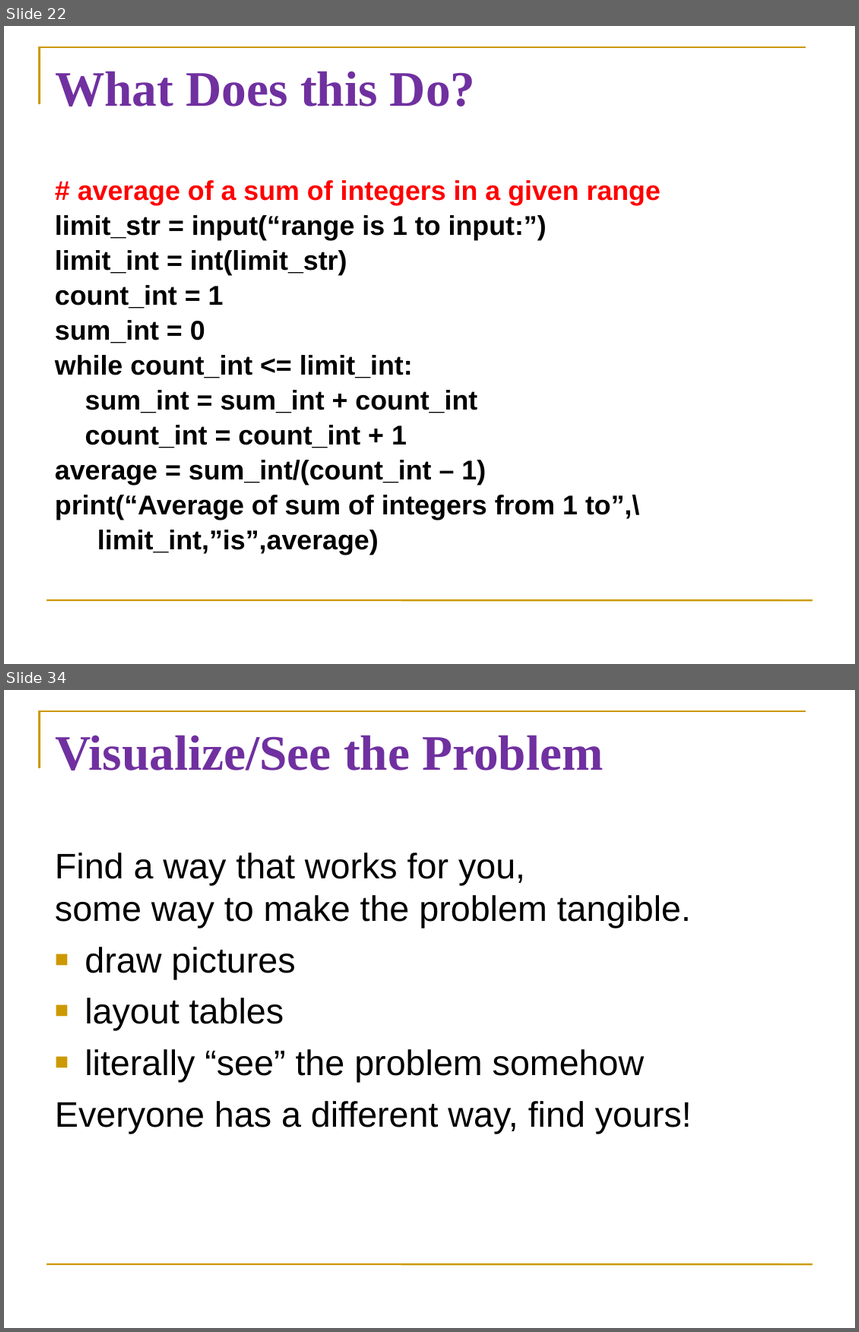
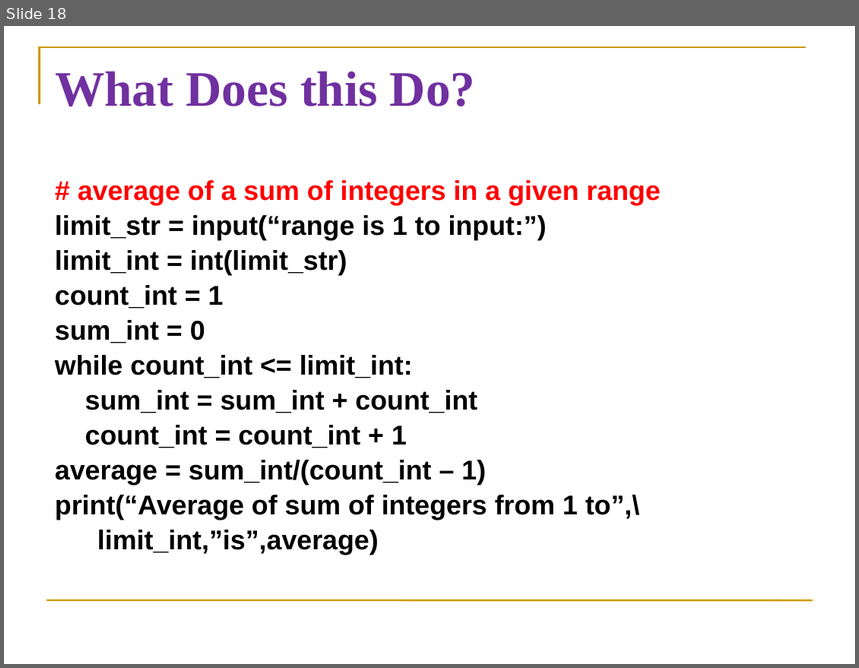
Before and after one commit to diesburg/cs1510_sp26, a slide deck: sessions/s14/s14.ppt. Shown one above the other, each under a label of ours: slides 22 and 34 before the commit, slide 18 after it; the slides between them are not shown. The pictures are 859x1332 and 859x668 pixels, drawn with LibreOffice and Linux fonts; fonts in the diff are those of the drawing. Boxes give left, top, right and bottom in pixels: in the first picture for what was removed or moved away, otherwise in the second. Text is boxed around its words. In the diff, an @@ line names an element or a change of style, - is before the commit and + after.

```diff
--- a/sessions/s14/s14.ppt
+++ b/sessions/s14/s14.ppt
@@ slide 34 removed at [4, 690, 855, 1328], background #FFFFFF; not listed: 2 template elements that a slide beside it also shows @@
@@ title removed at [55, 735, 603, 771] @@
-Visualize/See the Problem
@@ text removed at [55, 853, 692, 1134] @@
-Find a way that works for you,
-some way to make the problem tangible.
-■ draw pictures
-■ layout tables
-■ literally “see” the problem somehow
-Everyone has a different way, find yours!
@@ what was slide 22 is now slide 18 @@
```
Also in this commit, not shown: 2 slides changed, 3 slides added, 22 other slides removed, 2 other files.
